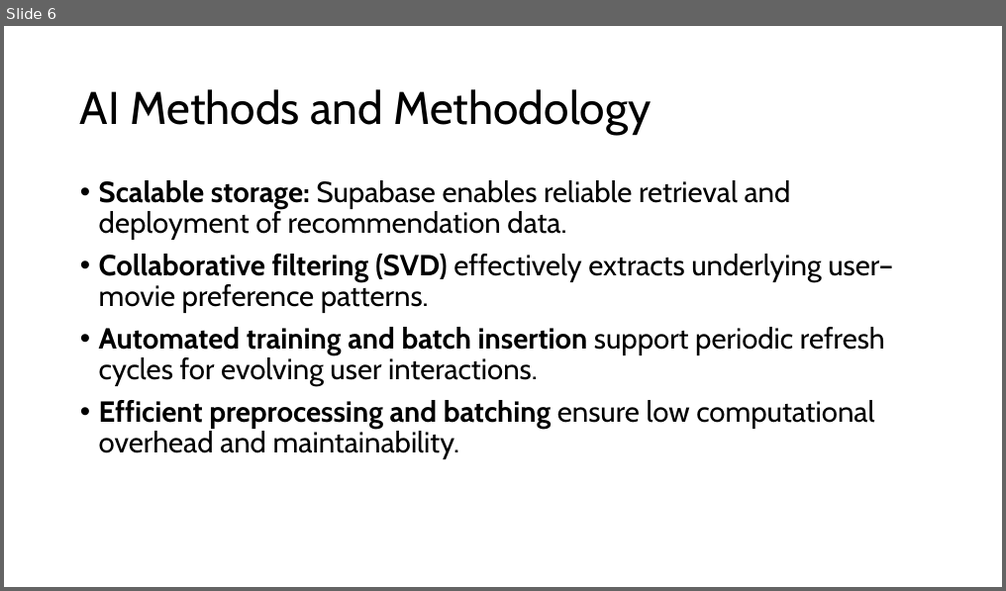
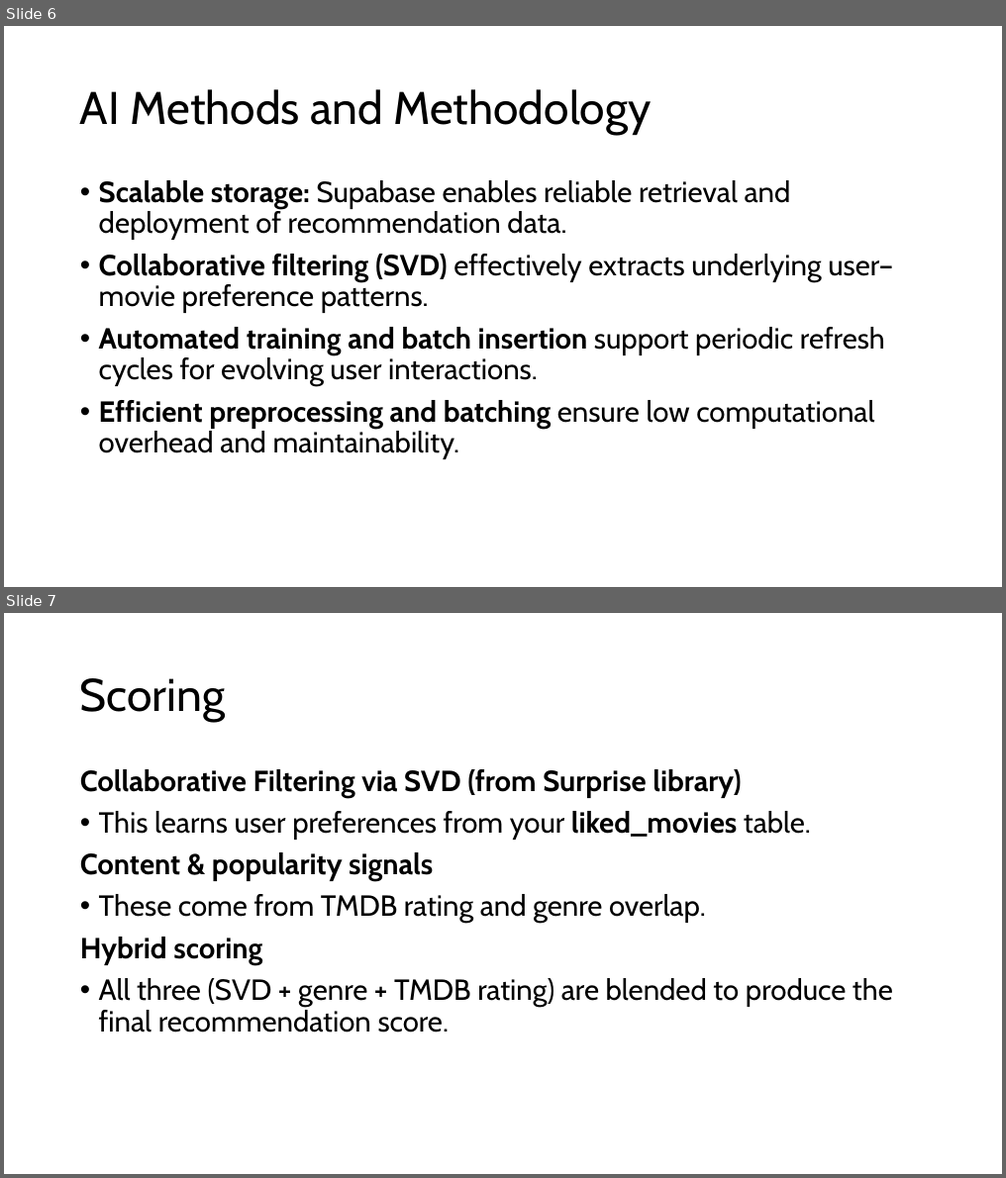
Before and after one commit to RaiiDeNx7/MovieMeter, a slide deck: Documentation/Final Presentation Slides.pptx. Shown one above the other, each under a label of ours: slide 6 before the commit, slides 6 and 7 after it. The pictures are 1006x591 and 1006x1178 pixels, drawn with LibreOffice and Linux fonts; fonts in the diff are those of the drawing. Boxes give left, top, right and bottom in pixels: in the first picture for what was removed or moved away, otherwise in the second. Text is boxed around its words. In the diff, an @@ line names an element or a change of style, - is before the commit and + after.

```diff
--- a/Documentation/Final Presentation Slides.pptx
+++ b/Documentation/Final Presentation Slides.pptx
@@ slide 7 added at bbox=[4, 613, 1002, 1174], background #FFFFFF @@
@@ title added at bbox=[80, 678, 225, 722], 44 pt, text #000000 @@
+Scoring
@@ text added at bbox=[80, 769, 893, 1033], 28 pt, text #000000 @@
+Collaborative Filtering via SVD (from Surprise library)
+• This learns user preferences from your liked_movies table.
+Content & popularity signals
+• These come from TMDB rating and genre overlap.
+Hybrid scoring
+• All three (SVD + genre + TMDB rating) are blended to produce the final recommendation score.
```
Also in this commit, not shown: 3 slides changed, 2 other slides added, 2 slides removed, 7 other files.
